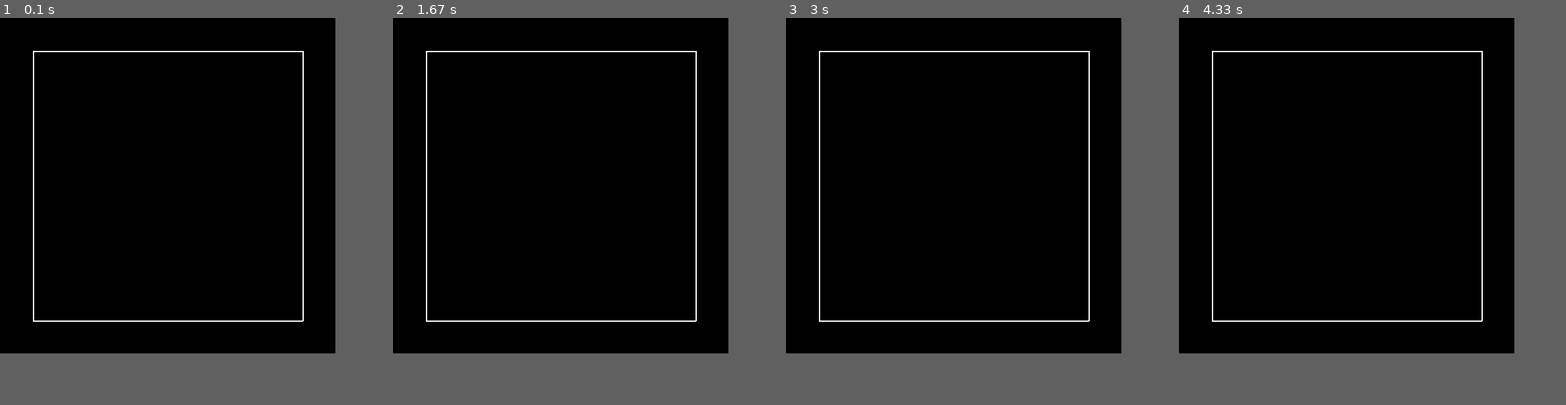
Above: before the commit, frames 1-4 (left to right).
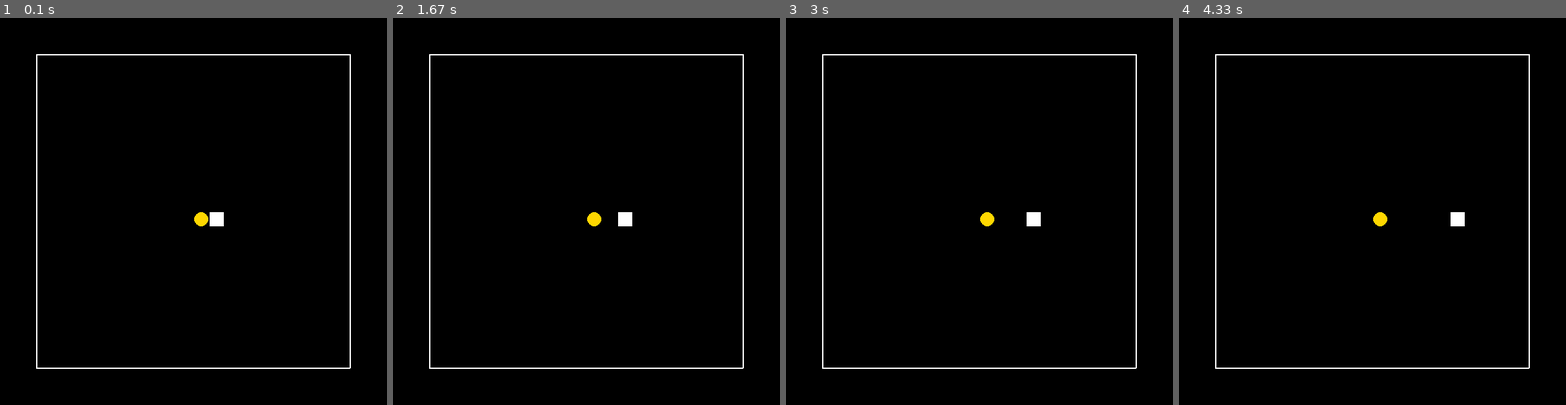
Above: after the commit, the same moments.

Repository: chees-e/PygameMisc
Game: pygame game, started from snake/snake.py
Two runs of this game, one before a commit and one after it. Both use one fixed random seed, a clock stepped at 60 frames per second and the inputs below.
Inputs:
- Up to frame 1 (0.1 s): no input
- Up to frame 2 (1.67 s): no input
- Up to frame 3 (3 s): no input
- Up to frame 4 (4.33 s): no input
In our replay, the window is 520x520 before the commit and 600x600 after it. These sizes can differ from the game's own. Grey fills any space a smaller window leaves; there, only what the larger window draws over its background counts as a difference.

The runs differ from the first frame. In frame 1, 2.2% of the frame differs, in the area x 8-91%, y 8-91%; in frame 2, 2.2%; in frame 3, 2.2%; in frame 4, 2.2%.

Commit message:
Add files via upload

Diff:
--- a/snake/snake.py
+++ b/snake/snake.py
@@ -1,62 +1,206 @@
+import time
+
+import pygame
 import pygame as pg
-
-
-class Global:
-    size = width, height = 520, 520
-
+import pygame.sprite
+import random as r
+
+
+# Global variables
+class G:
     speed = [200, 100, 50]
     speed_idx = 1
 
     spacing = 24
-    snake_width = 23
-    food_width = 20
+    snake_width = 22
+    food_width = 22
+
+    border_ratio = 0.8
+    border_thickness = 2
+
+    gridx = 20
+    gridy = 20
+
+    size = width, height = round(gridx * spacing / border_ratio), round(gridy * spacing / border_ratio)
 
     snake_colour = "white"
     food_colour = "gold"
     bg_colour = "black"
     border_colour = "white"
 
-    border_ratio = 0.8
-    border_thickness = 2
-
     tick_rate = 60
 
 
-
-
 def drawBorder(screen):
-    width_offset = (1 - Global.border_ratio) * Global.width // 2
-    height_offset = (1 - Global.border_ratio) * Global.height // 2
+    width_offset = round((1 - G.border_ratio) * G.width / 2 - G.border_thickness - (G.spacing - G.snake_width)/2)
+    height_offset = round((1 - G.border_ratio) * G.height / 2 - G.border_thickness - (G.spacing - G.snake_width)/2)
 
     corners = [
-        [width_offset, height_offset],
-        [Global.width - width_offset, height_offset],
-        [Global.width - width_offset, Global.height - height_offset],
-        [width_offset, Global.height - height_offset],
+        [width_offset-1, height_offset-1],
+        [G.width - width_offset-1, height_offset-1],
+        [G.width - width_offset-1, G.height - height_offset-1],
+        [width_offset-1, G.height - height_offset-1],
     ]
 
+    print(corners)
+
     for i in range(-1, 3):
-        pg.draw.line(screen, Global.border_colour, corners[i], corners[i+1], Global.border_thickness)
+        pg.draw.line(screen, G.border_colour, corners[i], corners[i + 1], G.border_thickness)
 
     pg.display.flip()
 
 
 class Food:
     def __init__(self, x, y, screen):
-        pg.draw.circle(screen, Global.food_colour, (x,y), Global.food_width//2)
+        self.x = x
+        self.y = y
+        self.screen = screen
+
+        self.draw()
+
+    def draw(self):
+        pg.draw.circle(self.screen, G.food_colour, (self.x, self.y), G.food_width // 2)
         pg.display.flip()
 
     def clear(self, screen):
-        screen.fill(Global.bg_colour)
+        screen.fill(G.bg_colour)
         drawBorder(screen)
 
 
-class Body:
-    pass
+class Body(pg.sprite.Sprite):
+    def __init__(self, x, y):
+        pygame.sprite.Sprite.__init__(self)
+        self.image = pygame.Surface([G.snake_width, G.snake_width])
+        self.image.fill(G.snake_colour)
+        self.x = x
+        self.y = y
+        self.rect = self.image.get_rect()
+
+
+    def update(self):
+        self.rect.x = self.x - G.snake_width//2
+        self.rect.y = self.y - G.snake_width//2
+
+    def clear(self):
+        pass
+        #TODO
 
 
 class Snake:
-    pass
+    def __init__(self, x, y, screen):
+        self.x = x
+        self.y = y
+        self.screen = screen
+
+        self.alive = True
+        self.length = 1
+        self.direction = "R"
+
+        self.body = []
+        self.body.append(Body(x, y))
+        self.group = pg.sprite.Group()
+        self.group.add(self.body[0])
+
+        width_offset = round((1 - G.border_ratio) * G.width / 2 + G.spacing / 2)
+        height_offset = round((1 - G.border_ratio) * G.height / 2 + G.spacing / 2)
+
+        self.Rlimit = width_offset
+        self.Ulimit = height_offset
+        self.Llimit = self.Rlimit + (G.gridx-1) * G.spacing
+        self.Dlimit = self.Ulimit + (G.gridy-1) * G.spacing
+
+        # todo: Fix limits
+
+        rx = r.randrange(self.Rlimit, self.Llimit, G.spacing)
+        ry = r.randrange(self.Ulimit, self.Dlimit, G.spacing)
+        self.food = Food(rx, ry, screen)
+
+        self.draw()
+
+    def draw(self):
+        self.clear()
+        self.food.draw()
+        self.group.draw(self.screen)
+        pg.display.flip()
+
+    def clear(self):
+        self.food.clear(self.screen)
+        for b in self.body:
+            b.clear()
+
+    def move(self):
+        prevx = self.x
+        prevy = self.y
+
+        if self.direction == "L":
+            if self.x - G.spacing < self.Rlimit:
+                newx = self.Llimit
+            else:
+                newx = self.x - G.spacing
+            newy = self.y
+
+        if self.direction == "R":
+            print(self.x, self.Llimit)
+
+            if self.x + G.spacing > self.Llimit:
+                newx = self.Rlimit
+            else:
+                newx = self.x + G.spacing
+            newy = self.y
+
+        if self.direction == "U":
+            if self.y - G.spacing < self.Ulimit:
+                newy = self.Dlimit
+            else:
+                newy = self.y - G.spacing
+            newx = self.x
+
+        if self.direction == "D":
+            if self.y + G.spacing > self.Dlimit:
+                newy = self.Ulimit
+            else:
+                newy = self.y + G.spacing
+            newx = self.x
+
+        for i in range(self.length - 1):
+            if newx == self.body[i].x and newy == self.body[i].y:
+                self.alive = False
+                self.clear()
+                return
+
+        if newx == self.food.x and newy == self.food.y:
+            self.body.append(Body(newx, newy))
+            self.group.add(self.body[-1])
+            self.length += 1
+            rx = r.randrange(self.Rlimit, self.Llimit, G.spacing)
+            ry = r.randrange(self.Ulimit, self.Dlimit, G.spacing)
+            self.food = Food(rx, ry, self.screen)
+
+        self.body[-1].x = newx
+        self.body[-1].y = newy
+        self.body[-1].update()
+
+        print(self.body)
+
+        last = self.body.pop(-1)
+        self.body.insert(0, last)
+        self.x = newx
+        self.y = newy
+
+        self.draw()
+
+
+    def l(self):
+        pass
+
+    def r(self):
+        pass
+
+    def u(self):
+        pass
+
+    def d(self):
+        pass
 
 
 class Game:
@@ -76,30 +220,41 @@
     def run(self):
         clock = pg.time.Clock()
 
+        # g = pg.sprite.Group()
+        # b = Body()
+        # g.add(b)
+        #
+        # g.draw(self.screen)
+        # pg.display.flip()
+
+        init_x = round((1 - G.border_ratio) * G.width / 2 + (G.gridx//2) * G.spacing  + G.spacing / 2)
+        init_y = round((1 - G.border_ratio) * G.height / 2 + (G.gridy//2) * G.spacing  + G.spacing / 2)
+        s = Snake(init_x, init_y, self.screen)
+
         while True:
             if self.check_end():
                 self.exit_game()
                 return
 
-            clock.tick(Global.tick_rate)
-
-
-
+            s.move()
+
+            time.sleep(1)
+
+            clock.tick(G.tick_rate)
 
 
 def main():
     pg.init()
 
     pg.display.set_caption("snek")
-    screen = pg.display.set_mode(Global.size)
-    screen.fill(Global.bg_colour)
+    screen = pg.display.set_mode(G.size)
+    screen.fill(G.bg_colour)
     drawBorder(screen)
-
 
     game = Game(screen)
     game.run()
 
 
-if __name__=="__main__":
+if __name__ == "__main__":
     main()
     pg.quit()
